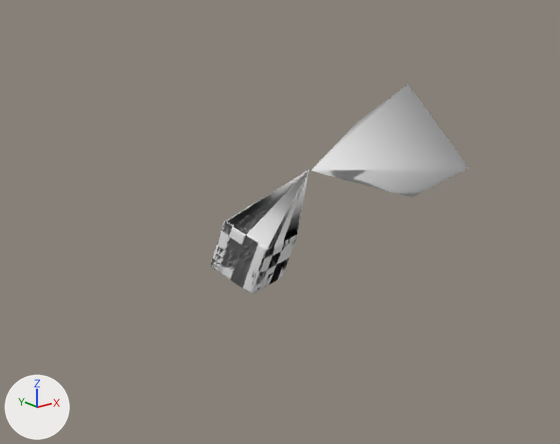
Two versions of the OBJ model baseScene.obj, one commit apart.
Rendered twice from a 50 mm lens placed at (-5.71, -6.54, 2.55), pointed at (-0.02, 0.57, -0.3). Every picture has the same lights, and +X, +Y and +Z are marked at lower left. Where no turn or scale is listed for an object, it has been applied to the vertices.

Before the edit, the objects in view are built like this:
```python
me_cube_003 = bpy.data.meshes.new('Cube.003')
me_cube_003.from_pydata(...)  # 1539 vertices, 3072 faces; spans x -1.411..-0.099, y -0.665..0.212, z -0.601..0.494
me_plane_004 = bpy.data.meshes.new('Plane.004')
me_plane_004.from_pydata(...)  # 13136 vertices, 2 faces; spans x -3.04..4.16, y -2.25..2.98, z -1.31..1.99
ob_cube_003 = bpy.data.objects.new('Cube.003', me_cube_003)
ob_cube_003.location = (0.0, 0.0, 0.0)
ob_plane_004 = bpy.data.objects.new('Plane.004', me_plane_004)
ob_plane_004.location = (0.0, 0.0, 0.0)
```
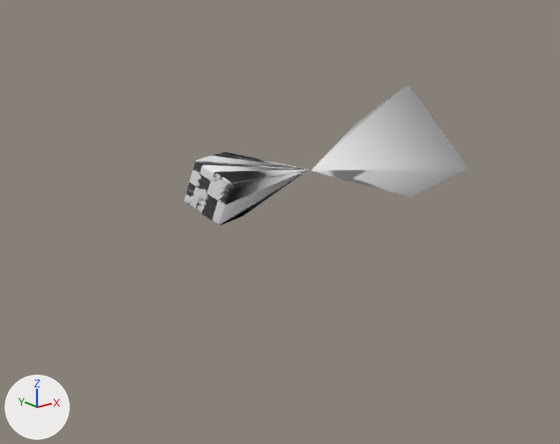
Location of each change, (x1, y1, x2, y2) in pixels of the pictures (560 x 444 px):
'Cube.003', reshaped (27% wider, 41% shorter): before (211, 170, 309, 294); after (184, 152, 309, 225)

The change, as a list of edits to the scene's bpy script:
```text
Change me_cube_003:
    where me_cube_003.from_pydata(...)  # 1539 vertices, 3072 faces; spans x -1.411..-0.099, y -0.665..0.212, z -0.601..0.494
    used by ob_cube_003; location = (0.0, 0.0, 0.0)
    me_cube_003 part 1: all 1538 vertices in x -1.411..-0.628, y -0.665..0.212, z -0.601..0.154 are moved by (0.427, 1.192, 0.374)
```
